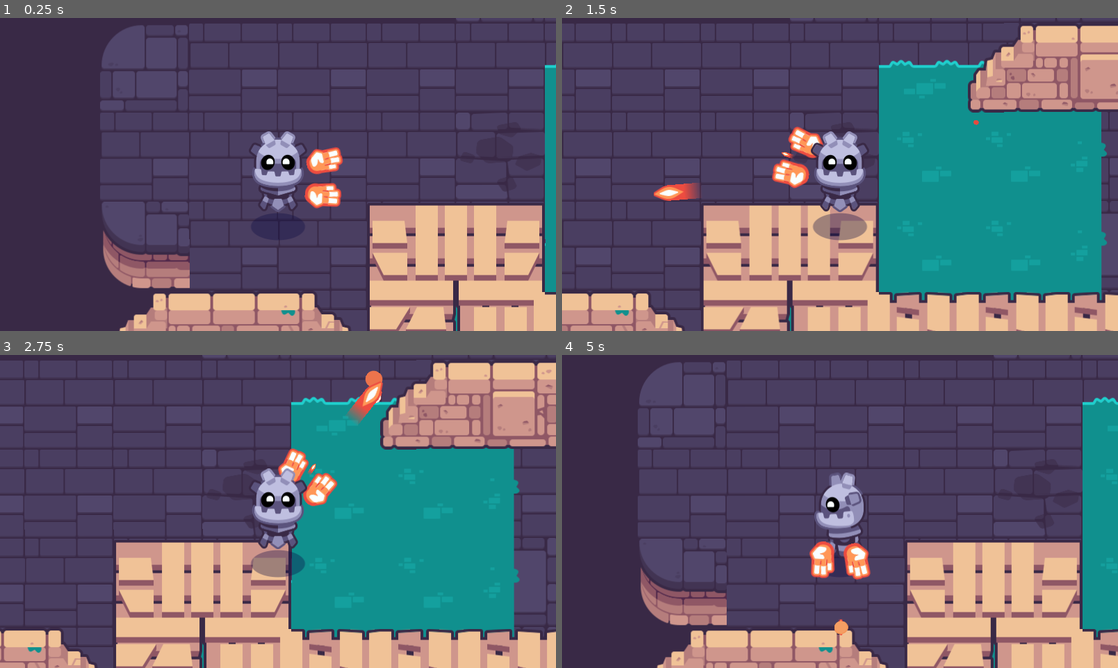
Above: before the commit, frames 1-4 (two rows, left to right).
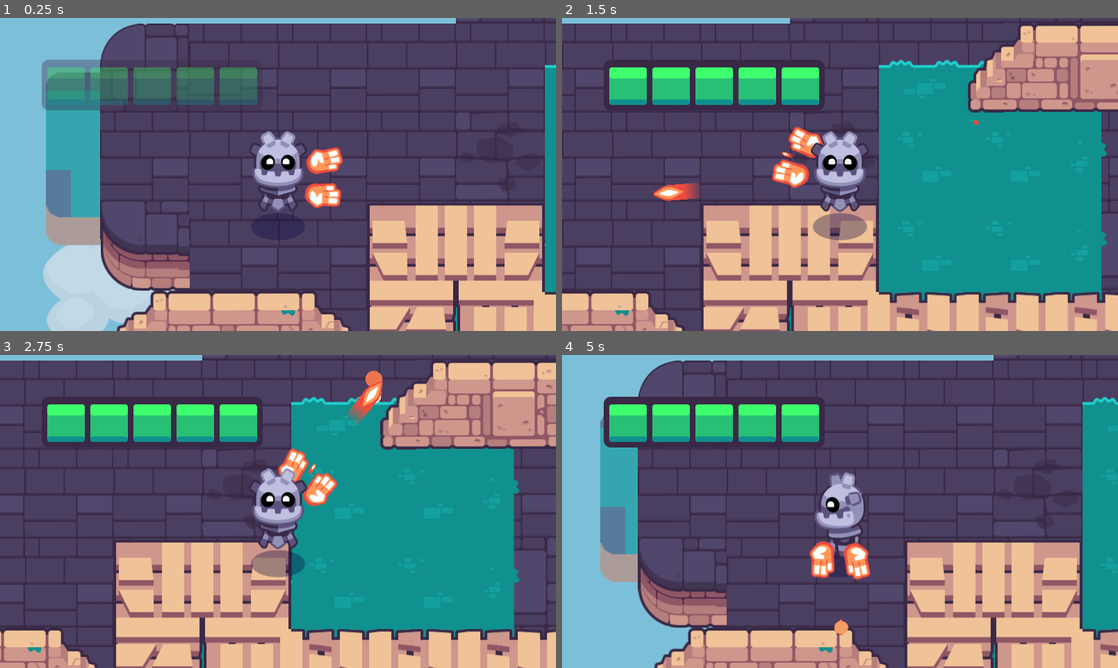
Above: after the commit, the same moments.

Repository: TDMXFFTF/2d-GameDev-Course
Game: Godot game, scene res://start.tscn
The game is run twice, just before and just after one commit, with the same random seed, the same clock (stepped at 60 frames per second) and the same inputs. This scene is started directly instead of the project's main scene. Sound files missing from this copy of the repository are replaced by a short silence.
Inputs (mouse positions are in pixels of both pictures, inside the frame that each line leads up to):
- Up to frame 1 (0.25 s): no input
- Up to frame 2 (1.5 s): tap Enter at 0.5 s; move the mouse to (962, 158) at 0.52 s; hold D (move_right) 0.53-1.25 s; hold Mouse wheel down (cycle_weapon_down) 0.53-1.25 s; click (962, 158) at 0.67 s; drag from (728, 190) to (995, 124) at 1.27 s
- Up to frame 3 (2.75 s): move the mouse to (333, 442) at 2.02 s; press the mouse at (333, 442) at 2.03 s; hold D (move_right) from 2.03 s (still down)
- Up to frame 4 (5 s): release D (move_right) at 2.75 s; release the mouse at (895, 442) at 2.75 s; drag from (812, 574) to (940, 398) at 2.77 s; move the mouse to (1006, 558) at 3.52 s; hold A (move_left) 3.53-4.25 s; hold Mouse wheel up (cycle_weapon_up) 3.53-4.25 s; drag from (673, 464) to (840, 539) at 4.27 s

The runs differ from the first frame. In frame 1, 24% of the frame differs, in the area x 0-82%, y 0-100%; in frame 2, 6.8%; in frame 3, 6.7%; in frame 4, 21%.

Commit message:
Add a sky and healthbar

Diff:
--- a/02.getting-to-know-godot/start.tscn
+++ b/02.getting-to-know-godot/start.tscn
@@ -7,6 +7,8 @@
 [ext_resource type="PackedScene" uid="uid://cu2rb5dl4ljte" path="res://levels/rooms/room_a.tscn" id="5_ihy7c"]
 [ext_resource type="PackedScene" uid="uid://dgayuh42w4v6u" path="res://levels/rooms/room_b.tscn" id="6_rmql0"]
 [ext_resource type="PackedScene" uid="uid://cq0mmphkbrvmm" path="res://levels/rooms/room_c.tscn" id="7_yaap8"]
+[ext_resource type="PackedScene" uid="uid://wdey00p3syru" path="res://levels/background/background_blue_sky.tscn" id="8_gfpaq"]
+[ext_resource type="PackedScene" uid="uid://cce7r30dfjm4r" path="res://interface/bars/ui_health_bar.tscn" id="9_g65dn"]
 
 [node name="Start" type="Node2D"]
 script = ExtResource("2")
@@ -22,7 +24,7 @@
 tile_set = ExtResource("3")
 format = 2
 layer_0/name = "Invisible walls"
-layer_0/tile_data = PackedInt32Array(-2, 0, 0, 65534, 0, 0,  …(2047 unchanged characters)… 8726, 0, 0, -458718, 0, 0, -196574, 0, 0)
+layer_0/tile_data = PackedInt32Array(-2, 0, 0, 65534, 0, 0,  …(2047 unchanged characters)… 8726, 0, 0, -458718, 0, 0, -196574, 0, 0, -65533, 0, 0, -65534, 0, 0, -65535, 0, 0, -65536, 0, 0, -1, 0, 0, -65526, 0, 0, -65525, 0, 0)
 metadata/_edit_lock_ = true
 
 [node name="Player" parent="." instance=ExtResource("4_2a5rl")]
@@ -35,3 +37,13 @@
 
 [node name="RoomC" parent="." instance=ExtResource("7_yaap8")]
 position = Vector2(1792, -2304)
+
+[node name="BackgroundBlueSky" parent="." instance=ExtResource("8_gfpaq")]
+
+[node name="CanvasLayer" type="CanvasLayer" parent="."]
+
+[node name="UIHealthBar" parent="CanvasLayer" instance=ExtResource("9_g65dn")]
+offset_left = 60.0
+offset_top = 60.0
+offset_right = 378.0
+offset_bottom = 132.725
Not shown: 1 places in 02.getting-to-know-godot/start.tscn that only renumber resources
Not shown, changed: 02.getting-to-know-godot/godot_tours.log
Not shown, added: 02.getting-to-know-godot/godot_tours.log-vvbTUs
